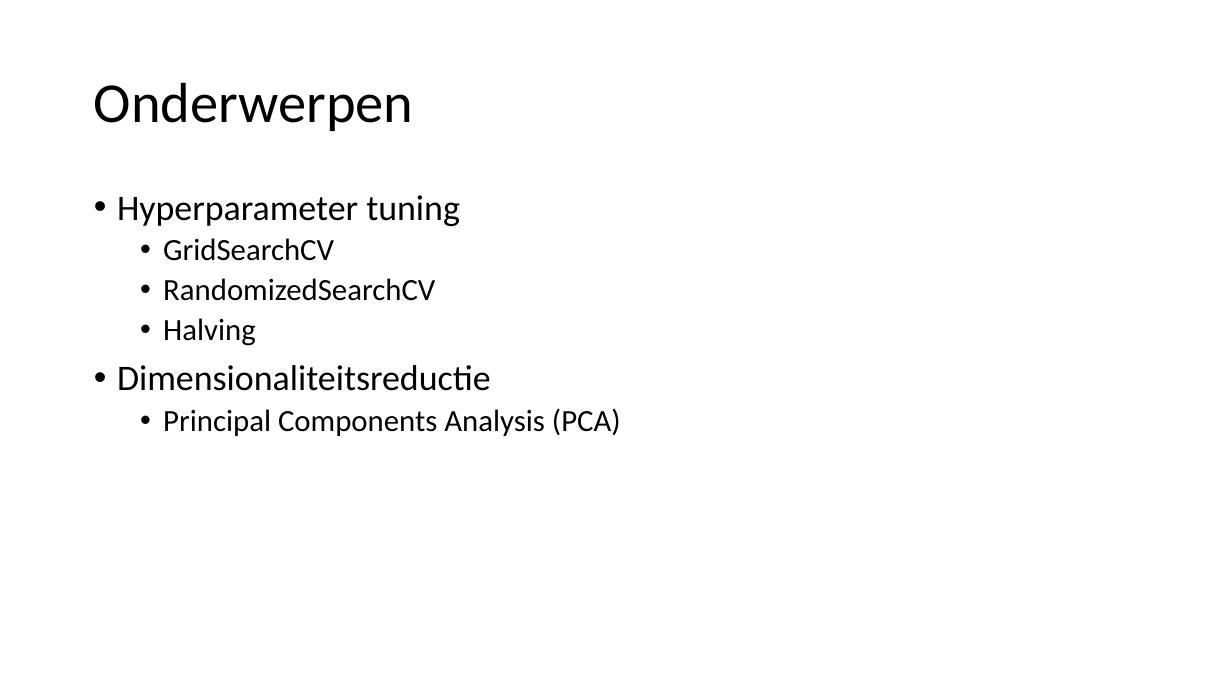
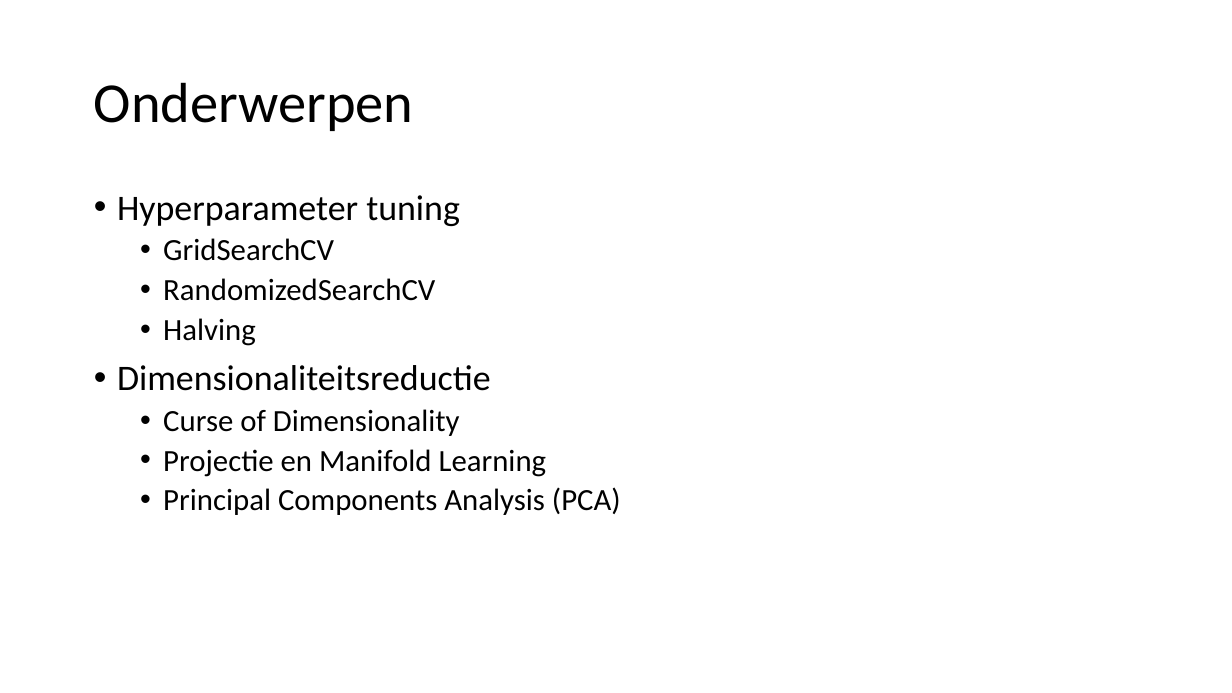
Before and after one commit to hanze-hbo-ict/Machine-Learning, a slide deck: slide 2 of Keynote/7.hyperparam-tuning.pptx. Drawn at 1232x693 pixels with LibreOffice and Linux fonts; fonts in the diff are those of the drawing. Boxes give left, top, right and bottom in pixels: in the first picture for what was removed or moved away, otherwise in the second. Text is boxed around its words. In the diff, an @@ line names an element or a change of style, - is before the commit and + after.

```diff
--- a/Keynote/7.hyperparam-tuning.pptx
+++ b/Keynote/7.hyperparam-tuning.pptx
@@ text at [163, 409, 547, 477]: paragraphs added @@
+  • Curse of Dimensionality
+  • Projectie en Manifold Learning
```
Also in this commit, not shown: 4 other slides changed, 17 slides added, 4 slides removed, 6 other files.
